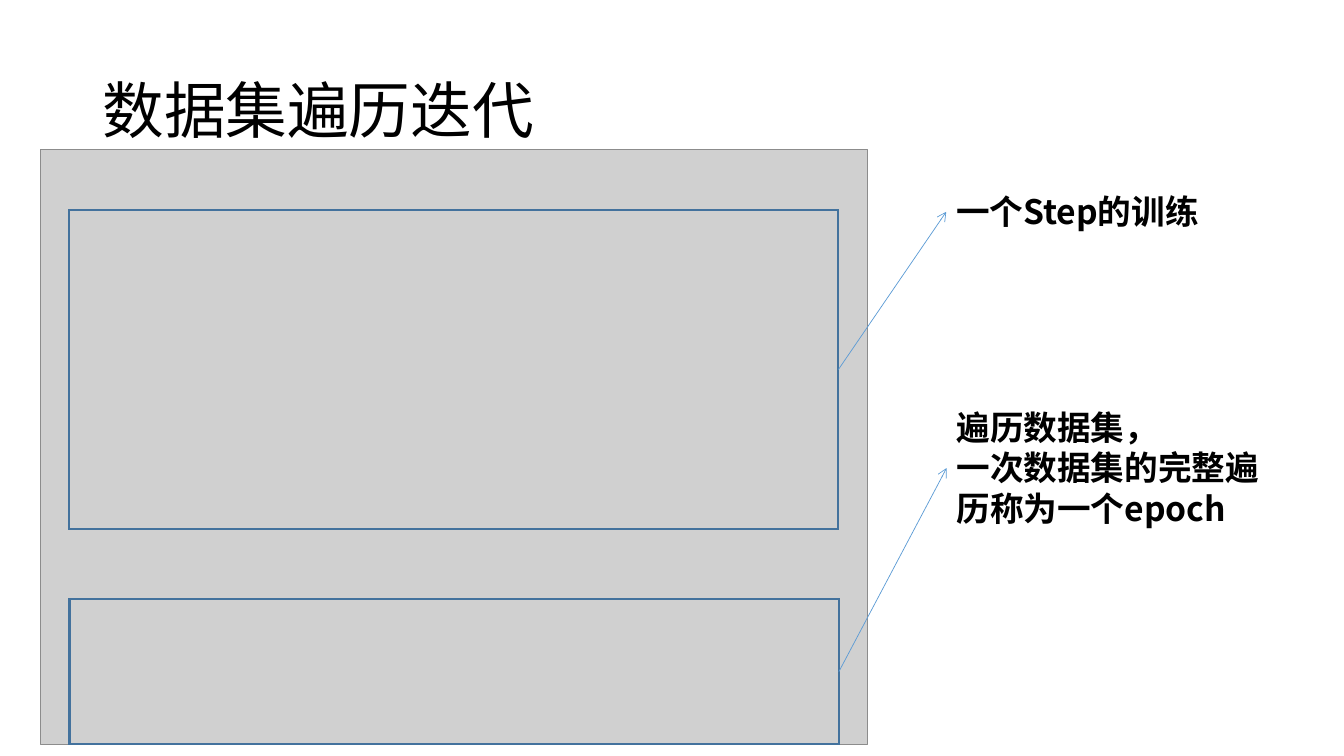
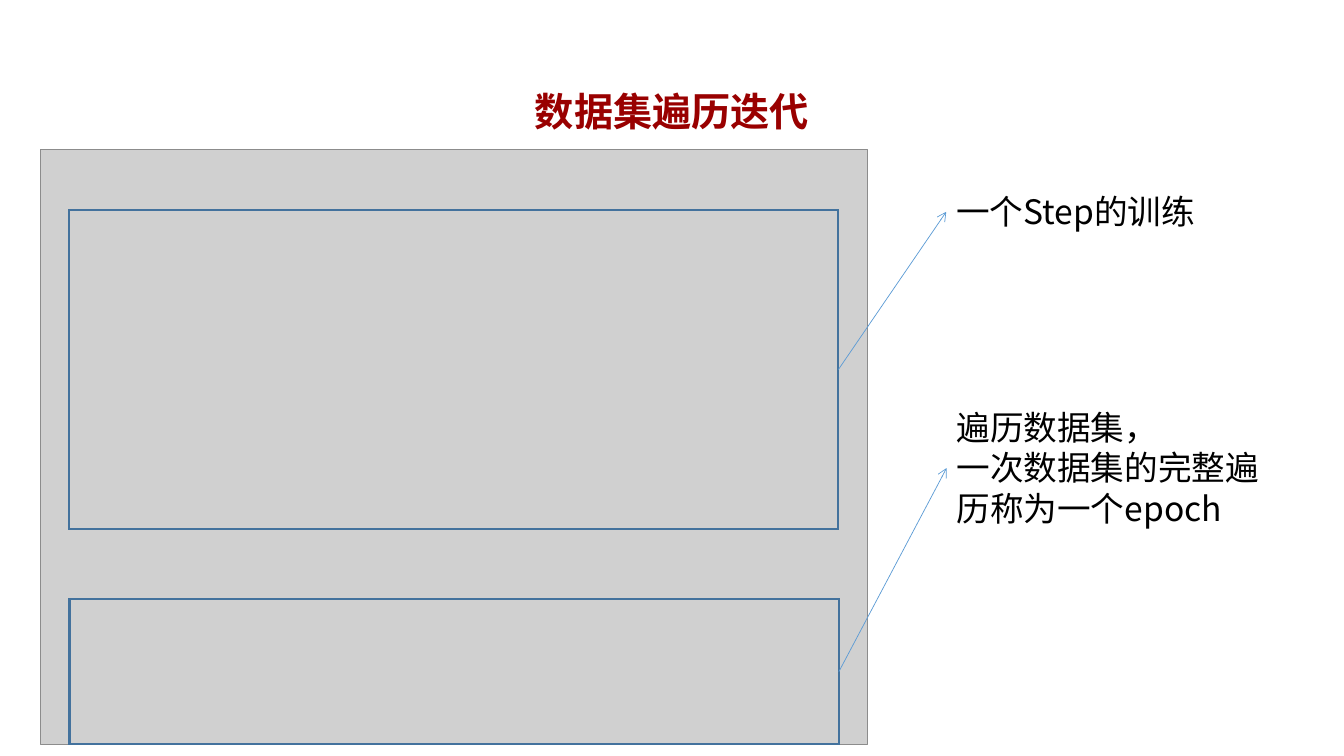
Before and after one commit to mindspore-courses/CradleOfAI, a slide deck: slide 16 of MindSpore做深度学习训练.pptx (slide 13 before the commit). Drawn at 1344x756 pixels with LibreOffice and Linux fonts; fonts in the diff are those of the drawing; grey boxes stand for pictures; background and template pictures are left out. Boxes give left, top, right and bottom in pixels: in the first picture for what was removed or moved away, otherwise in the second. Text is boxed around its words. In the diff, an @@ line names an element or a change of style, - is before the commit and + after.

```diff
--- a/MindSpore做深度学习训练.pptx
+++ b/MindSpore做深度学习训练.pptx
@@ title "数据集遍历迭代" at (x1=535, y1=92, x2=809, y2=130): size 44 to 28 pt, text colour #000000 to #990000, bold on; alignment left to centre; more space between paragraphs @@
@@ text "一个Step的训练" at (x1=956, y1=195, x2=1195, y2=232): bold off @@
@@ text "遍历数据集，" at (x1=957, y1=411, x2=1259, y2=529): bold off @@
```
Also in this commit, not shown: 22 other slides changed, 4 slides added, 2 slides removed, 28 other files.
